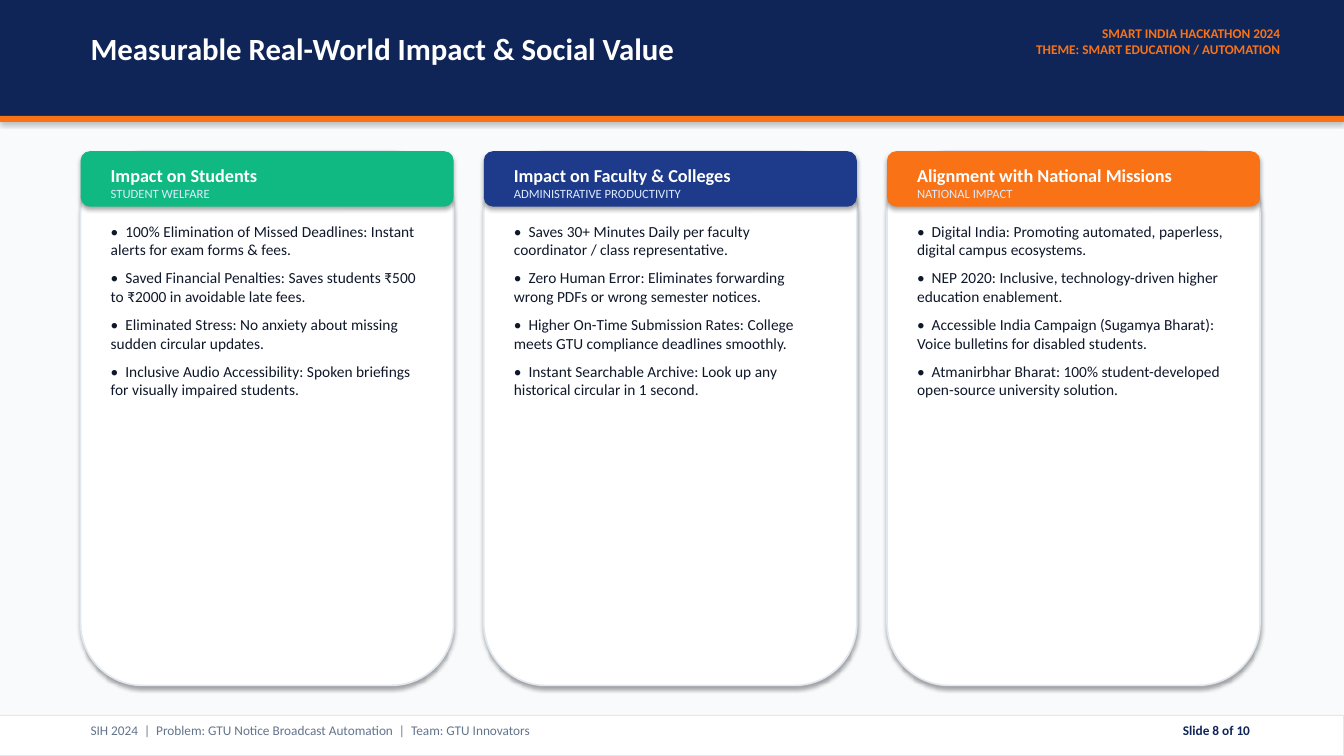
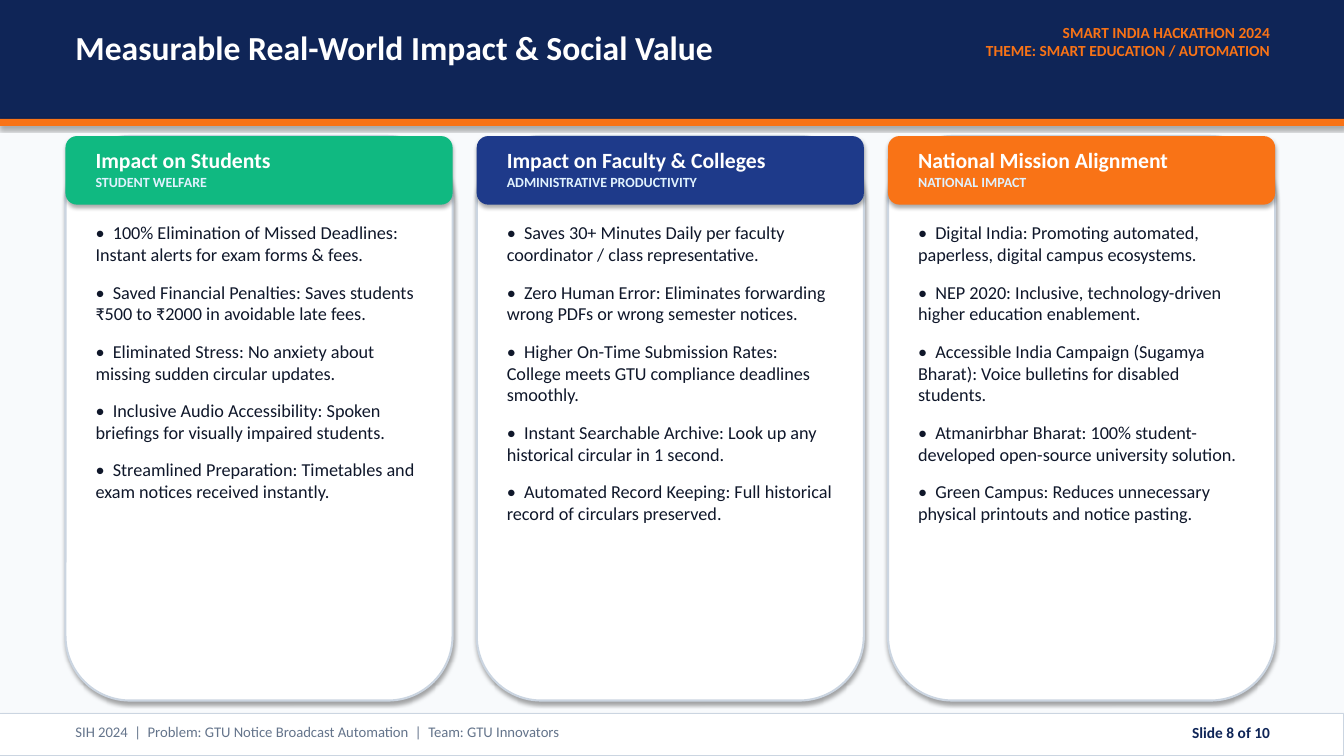
Before and after one commit to SMuhammad24/GTUAlertsystem, a slide deck: slide 8 of SIH2024_GTU_Alert_System_Presentation.pptx. Drawn at 1344x756 pixels with LibreOffice and Linux fonts; fonts in the diff are those of the drawing. Boxes give left, top, right and bottom in pixels: in the first picture for what was removed or moved away, otherwise in the second. Text is boxed around its words. In the diff, an @@ line names an element or a change of style, - is before the commit and + after.

Commit message:
style: enlarge fonts and optimize slide space utilization in SIH presentation

```diff
--- a/SIH2024_GTU_Alert_System_Presentation.pptx
+++ b/SIH2024_GTU_Alert_System_Presentation.pptx
@@ text "Measurable Real-World Impact & Social ..." moved from (x1=91, y1=38, x2=674, y2=65) to (x1=75, y1=36, x2=713, y2=66) @@
@@ text "Measurable Real-World Impact & Social ..." at (x1=75, y1=36, x2=713, y2=66): size 22 to 24 pt @@
@@ text "SMART INDIA HACKATHON 2024 THEME: ..." at (x1=986, y1=28, x2=1270, y2=56): size 9.5 to 11 pt @@
@@ text "SMART INDIA HACKATHON 2024 THEME: ..." moved from (x1=1036, y1=29, x2=1280, y2=54) to (x1=986, y1=28, x2=1270, y2=56) @@
@@ rectangle moved from (x1=0, y1=116, x2=1344, y2=122) to (x1=0, y1=119, x2=1344, y2=126) @@
@@ rounded rectangle resized from (x1=81, y1=151, x2=454, y2=207) to (x1=66, y1=136, x2=453, y2=205) @@
@@ rounded rectangle resized from (x1=81, y1=151, x2=454, y2=686) to (x1=66, y1=136, x2=453, y2=701) @@
@@ text "Impact on Students" moved from (x1=111, y1=169, x2=258, y2=198) to (x1=96, y1=152, x2=271, y2=187) @@
@@ text "Impact on Students" at (x1=96, y1=152, x2=271, y2=187): size 13 to 15.5 pt in "Impact on Students"; size 9 to 10 pt, text colour #DCEBFF to #E0F2FE, bold on in "STUDENT WELFARE" @@
@@ rounded rectangle resized from (x1=484, y1=151, x2=857, y2=207) to (x1=477, y1=136, x2=864, y2=205) @@
@@ rounded rectangle resized from (x1=484, y1=151, x2=857, y2=686) to (x1=477, y1=136, x2=864, y2=701) @@
@@ text "Impact on Faculty & Colleges" moved from (x1=514, y1=169, x2=730, y2=198) to (x1=507, y1=152, x2=765, y2=187) @@
@@ text "Impact on Faculty & Colleges" at (x1=507, y1=152, x2=765, y2=187): size 13 to 15.5 pt in "Impact on Faculty & Colleges"; size 9 to 10 pt, text colour #DCEBFF to #E0F2FE, bold on in "ADMINISTRATIVE PRODUCTIVITY" @@
@@ rounded rectangle resized from (x1=887, y1=151, x2=1260, y2=207) to (x1=888, y1=136, x2=1275, y2=205) @@
@@ outline #E2E8F0 1.2 pt to #CBD5E1 1.5 pt in 3 elements at (x1=477, y1=136, x2=864, y2=701), (x1=66, y1=136, x2=453, y2=701), (x1=888, y1=136, x2=1275, y2=701) @@
@@ rounded rectangle resized from (x1=887, y1=151, x2=1260, y2=686) to (x1=888, y1=136, x2=1275, y2=701) @@
@@ text "National Mission Alignment" moved from (x1=917, y1=169, x2=1172, y2=198) to (x1=918, y1=152, x2=1168, y2=187) @@
@@ text at (x1=918, y1=152, x2=1168, y2=172): text changed; size 13 to 15.5 pt @@
-Alignment with National Missions
+National Mission Alignment
@@ text at (x1=918, y1=178, x2=1026, y2=187): size 9 to 10 pt, text colour #DCEBFF to #E0F2FE, bold on in "NATIONAL IMPACT" @@
@@ text "• 100% Elimination of Missed ..." moved from (x1=111, y1=226, x2=415, y2=398) to (x1=96, y1=226, x2=415, y2=501) @@
@@ text at (x1=96, y1=226, x2=414, y2=442): size 11 to 13 pt in "• 100% Elimination of Missed Deadlines: Instant ...", "• Saved Financial Penalties: Saves students ₹500 ...", "• Eliminated Stress: No anxiety about missing ...", "• Inclusive Audio Accessibility: Spoken briefings for ..."; more space between paragraphs @@
@@ text "• Saves 30+ Minutes Daily ..." moved from (x1=514, y1=226, x2=794, y2=395) to (x1=507, y1=226, x2=832, y2=523) @@
@@ text at (x1=507, y1=226, x2=825, y2=461): size 11 to 13 pt in "• Saves 30+ Minutes Daily per faculty ...", "• Zero Human Error: Eliminates forwarding wrong ...", "• Higher On-Time Submission Rates: College meets ...", "• Instant Searchable Archive: Look up any ..."; more space between paragraphs @@
@@ text at (x1=918, y1=226, x2=1236, y2=464): size 11 to 13 pt in "• Digital India: Promoting automated, paperless, digital ...", "• NEP 2020: Inclusive, technology-driven higher education ...", "• Accessible India Campaign (Sugamya Bharat): Voice ...", "• Atmanirbhar Bharat: 100% student-developed open-source uni ..."; more space between paragraphs @@
@@ text at (x1=96, y1=463, x2=415, y2=501): paragraph added @@
+• Streamlined Preparation: Timetables and exam notices received instantly.
@@ text at (x1=507, y1=485, x2=832, y2=523): paragraph added @@
+• Automated Record Keeping: Full historical record of circulars preserved.
@@ text at (x1=918, y1=485, x2=1210, y2=523): paragraph added @@
+• Green Campus: Reduces unnecessary physical printouts and notice pasting.
@@ rectangle at (x1=0, y1=714, x2=1344, y2=756): outline #E2E8F0 0.75 pt to #CBD5E1 0.75 pt @@
@@ text "SIH 2024 | Problem: GTU ..." moved from (x1=91, y1=726, x2=530, y2=735) to (x1=75, y1=727, x2=559, y2=737) @@
@@ text "SIH 2024 | Problem: GTU ..." at (x1=75, y1=727, x2=559, y2=737): size 9.5 to 10.5 pt @@
@@ text "Slide 8 of 10" at (x1=1192, y1=727, x2=1270, y2=738): size 9.5 to 11 pt @@
```
Also in this commit, not shown: 9 other slides changed, 1 other file.
